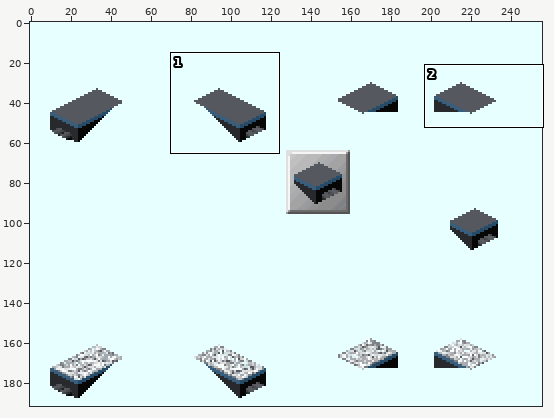
A sprite sheet gets an edit: pak64.scifi_Quellen/way/power/stromtunnel.png. The picture above shows the old version from afar; the outline marks the close-up.
Close-up. Before the commit:
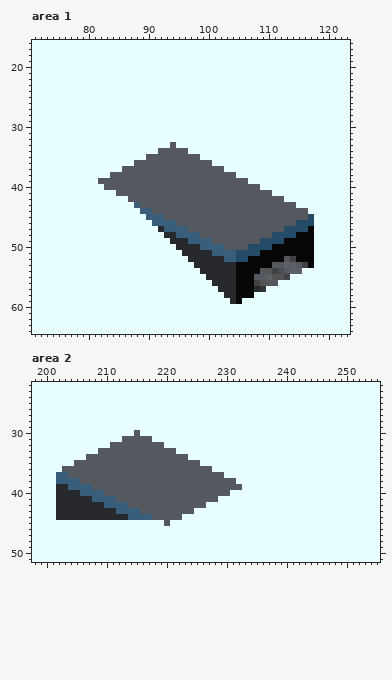
The file is 256x192 pixels. Colours within 5 levels of each other are drawn and written as one. Shown: area 1: x 71..123, y 16..64; area 2: x 198..255, y 22..51. The commit also changed other parts of the picture, which this record leaves out.
Once edited:
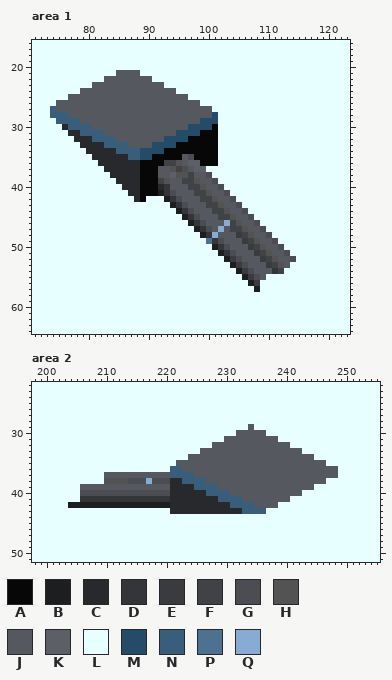
Palette (. is transparent): A #070708  B #1d1e20  C #28292c  D #333538  E #393b3f  F #404246  G #4b4d52  H #535353  J #55585e  K #5c5f65  L #e7ffff  M #244b67  N #395e7c  P #4c7191  Q #88abd3
Changes in this commit:
Changed rows in their new state; - is an unchanged pixel.
Area 1:
first column x 74:
21 -----------JJJJ-----------------------------
22 ---------JJJJJJJJ---------------------------
23 -------JJJJJJJJJJJJ-------------------------
24 -----JJJJJJJJJJJJJJJJ-----------------------
25 ---JJJJJJJJJJJJJJJJJJJJ---------------------
26 -JJJJJJJJJJJJJJJJJJJJJJJJ-------------------
27 NJJJJJJJJJJJJJJJJJJJJJJJJJJ-----------------
28 NNNJJJJJJJJJJJJJJJJJJJJJJJJM----------------
29 -NNNNJJJJJJJJJJJJJJJJJJJJMMM----------------
30 --CNNNNJJJJJJJJJJJJJJJJMMMMA----------------
31 ---CCNNNNJJJJJJJJJJJJMMMMAAA----------------
32 ----CCCNNNNJJJJJJJJMMMMAAAAA----------------
33 -----CCCCNNNNJJJJMMMMAAAAAAA----------------
34 ------CCCCCNNNNMMMMAAAAAAAAA----------------
35 -------CCCCCCNNMMAAAAA-GAAAA----------------
36 --------CCCCCCCAAAAFFH-KKAAA----------------
37 ---------CCCCCCAAA--HFG-KKLLL---------------
38 ----------CCCCCAAA--KHHF--GLLLL-------------
39 --------LLLCCCCAAAFH--FFH--GLLLLL-----------
40 ---------LLLCCCAAACD---FFH--GLLLLLL---------
41 -----------LLCCAAABDG---FFH--GLLLLLLL-------
42 -------------LCALLLBDG---FFH--GLLLLLLLL-----
43 --------------LLLLLLBDG---FFH--GLLLLLLLLL---
44 ---------------LLLLLLBDG---FFH--GLLLLLLLLLL-
45 ----------------LLLLLLBDG---FFH--GLLLLLLLLLL
46 -----------------LLLLLLBDG---QFH--GLLLLLLLLL
47 ------------------LLLLLLBDG-Q-FFH--GLLLLLLLL
48 -------------------LLLLLLBDQ---EFH--GLLLLLLL
49 --------------------LLLLLLPDG---EFHJJGLLLLLL
50 ---------------------LLLLLLBDG---EFHJJGLLLLL
51 ----------------------LLLLLLBDGJJJEFHJJGLLLL
52 -----------------------LLLLLLBEGJJJEFHJ-GLLL
53 ------------------------LLLLLLBEGJJJEFHJLLLL
54 -------------------------LLLLLLBEGJ-JDFLLL--
55 --------------------------LLLLLLBEG-LLLL----
56 ---------------------------LLLLLLBELLL------
57 ----------------------------LLLLLLBL--------
58 -----------------------------LLLLL----------
59 ------------------------------LL------------
Area 2:
first column x 202:
29 --------------------------------J--------------
30 -------------L----------------JJJJJ------------
31 -----------LLLLL------------JJJJJJJJJ----------
32 ---------LLLLLLLLL--------JJJJJJJJJJJJJ--------
33 -------LLLLLLLLLLLLL----JJJJJJJJJJJJJJJJJ------
34 -----LLLLLLLLLLLLLLLLLJJJJJJJJJJJJJJJJJJJJJ----
35 ---LLLLLLLLLLLLLLLLL----JJJJJJJJJJJJJJJJJJJJJ--
36 -LLLLLLLLLLLLLLLLLLNN-----JJJJJJJJJJJJJJJJJJJJJ
37 LLLLLLLL-----------NNNN-----JJJJJJJJJJJJJJJJJJJ
38 LLLLLLLLHHHHGGGQGGGCCNNNN-----JJJJJJJJJJJJJJJ--
39 LLLLJJ-------------CCCCNNNN----JJJJJJJJJJJJ----
40 LLLLGGGGGGGGGGGGGGGCCCCCCNNNNJJJJJJJJJJJJ------
41 LLLLDDDDDDDDDDDDDDDCCCCCCCCNNNNJJJJJJJJ--------
42 LLBBBBBBBBBBBBBBBBBCCCCCCCCCCNNNNJJJJ----------
43 LLLLLLLLLLLLLLLLLLLCCCCCCCCCCCCNNNN------------
44 LLLLLLLLLLLLLLLLLLLLL--------------------------
45 ------------------L----------------------------
Boxes around the changes in both close-ups, in picture pixels (x1, y1, x2, y2):
changed: (50, 70, 314, 304)
changed: (56, 424, 338, 526)
